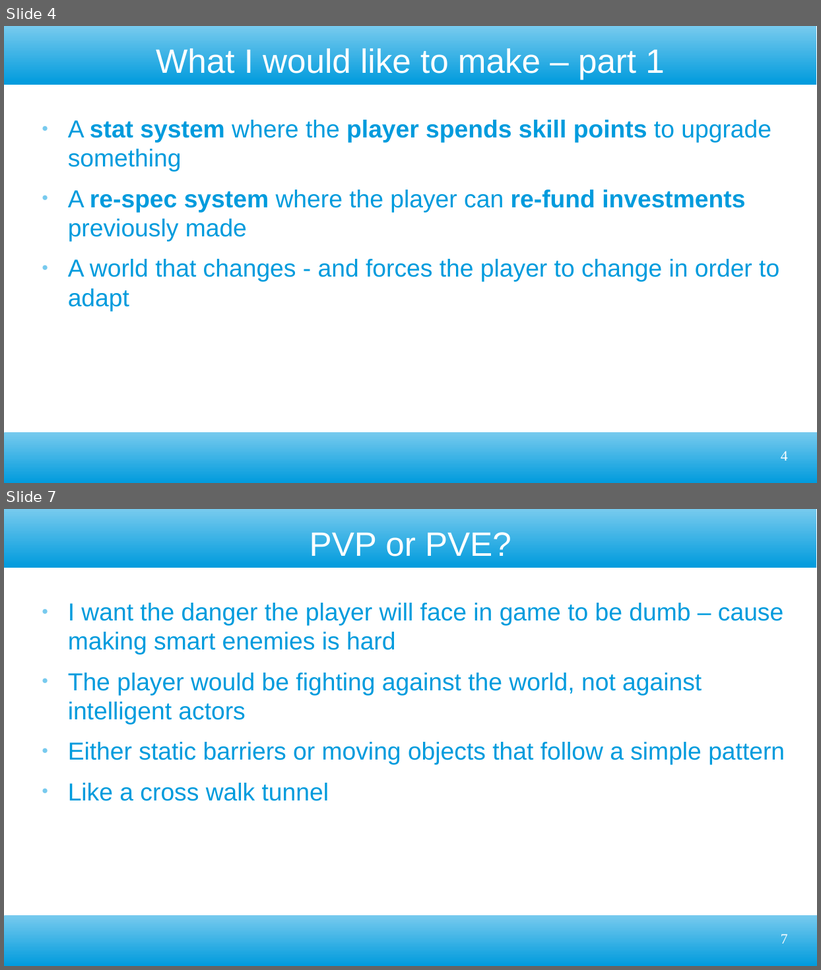
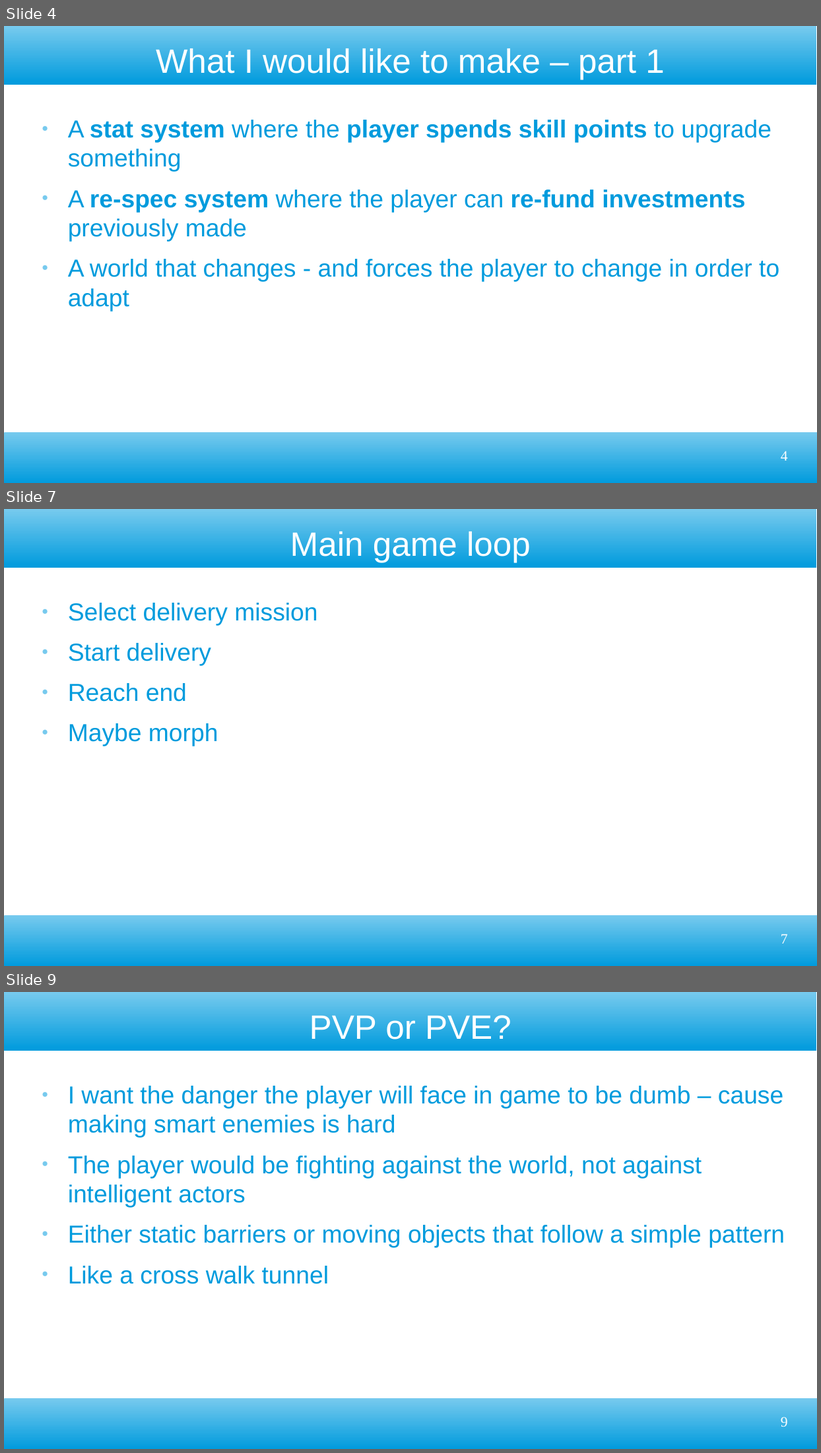
Before and after one commit to ktosox/GWJ77-Metamorphosis, a slide deck: GDD.odp. Shown one above the other, each under a label of ours: slides 4 and 7 before the commit, slides 4, 7 and 9 after it; the slides between them are not shown. The pictures are 821x970 and 821x1453 pixels, drawn with LibreOffice and Linux fonts; fonts in the diff are those of the drawing. Boxes give left, top, right and bottom in pixels: in the first picture for what was removed or moved away, otherwise in the second. Text is boxed around its words. In the diff, an @@ line names an element or a change of style, - is before the commit and + after.

```diff
--- a/GDD.odp
+++ b/GDD.odp
@@ slide 7 added at (4,509,817,966), background #FFFFFF; not listed: 2 template elements that a slide beside it also shows @@
@@ title added at (290,531,531,562), 33 pt, text #FFFFFF @@
+Main game loop
@@ text added at (68,603,318,747), 24 pt, text #009BDD @@
+● Select delivery mission
+● Start delivery
+● Reach end
+● Maybe morph
@@ page number added at (781,934,788,944), 14 pt, text #FFFFFF @@
+7
@@ what was slide 7 is now slide 9 @@
@@ page number at (781,1417,788,1427): text changed @@
-7
+9
```
Also in this commit, not shown: 3 slides changed, 2 other slides added, 1 slide removed, 20 other files.
